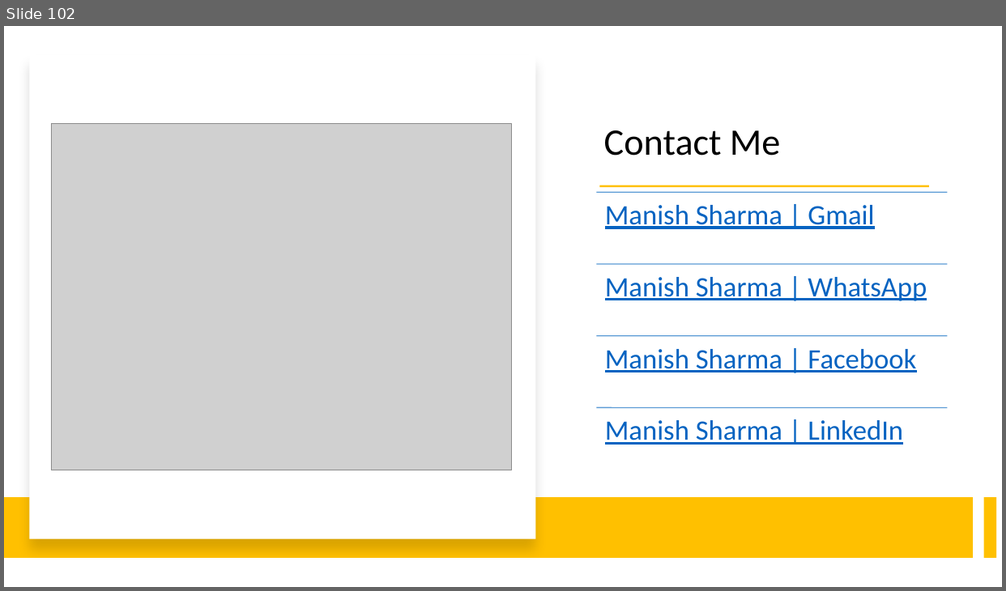
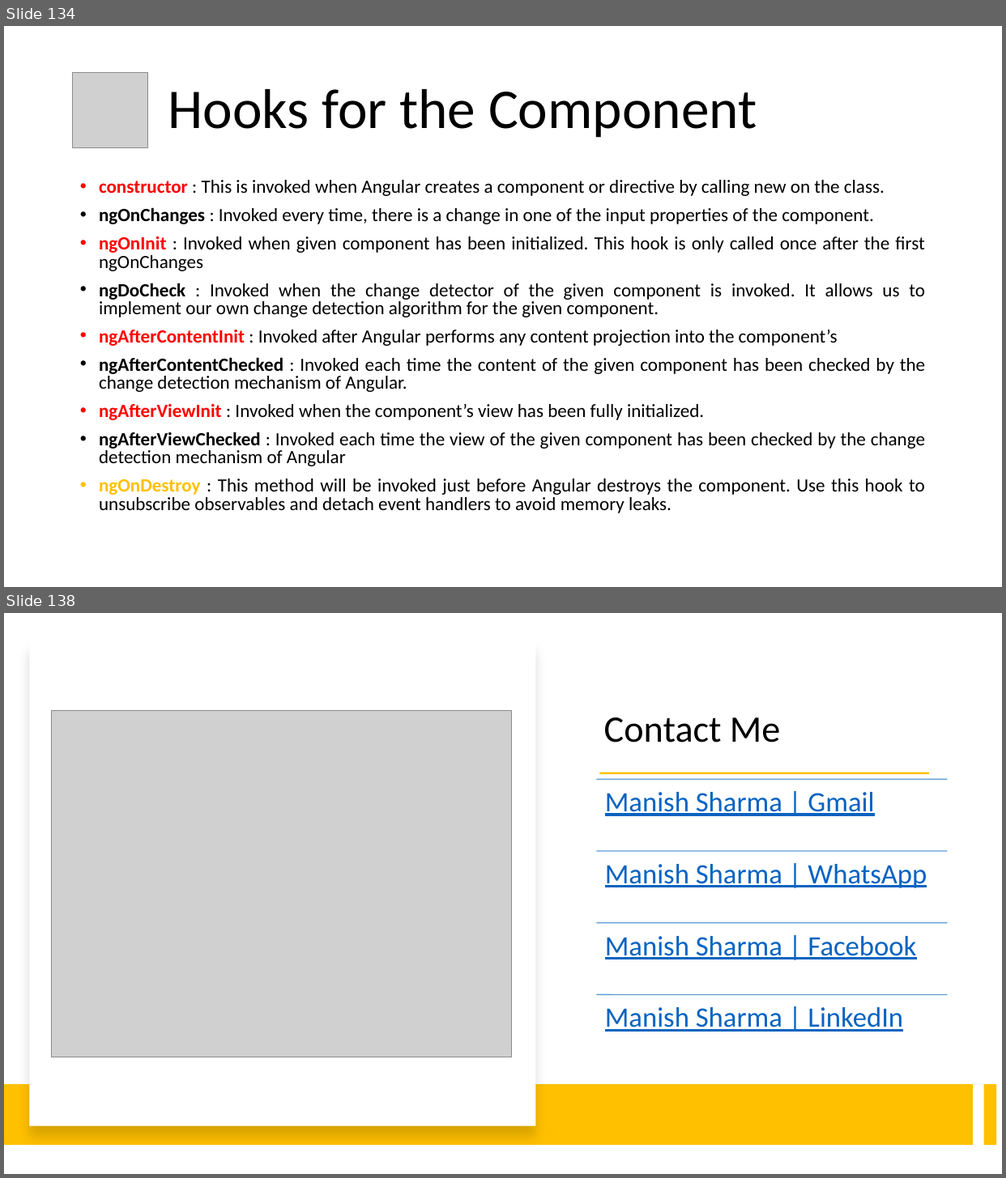
Before and after one commit to explore-with-manish/BFL_Byte_Jul23, a slide deck: Ng-Byte.pptx. Shown one above the other, each under a label of ours: slide 102 before the commit, slides 134 and 138 after it; the slides between them are not shown. The pictures are 1006x591 and 1006x1178 pixels, drawn with LibreOffice and Linux fonts; fonts in the diff are those of the drawing; grey boxes stand for pictures. Boxes give left, top, right and bottom in pixels: in the first picture for what was removed or moved away, otherwise in the second. Text is boxed around its words. In the diff, an @@ line names an element or a change of style, - is before the commit and + after.

```diff
--- a/Ng-Byte.pptx
+++ b/Ng-Byte.pptx
@@ slide 134 added at [4,26,1002,587], background #FFFFFF @@
@@ picture added at [73,72,147,148] @@
@@ title added at [168,89,756,138], 54 pt, text #000000 @@
+Hooks for the Component
@@ text added at [99,180,925,514], 18 pt, text #000000 @@
+• constructor : This is invoked when Angular creates a component or directive by calling new on the class.
+• ngOnChanges : Invoked every time, there is a change in one of the input properties of the component.
+• ngOnInit : Invoked when given component has been initialized. This hook is only called once after the first ngOnChanges
+• ngDoCheck : Invoked when the change detector of the given component is invoked. It allows us to implement our own change detection algorithm for the given component.
+• ngAfterContentInit : Invoked after Angular performs any content projection into the component’s
+• ngAfterContentChecked : Invoked each time the content of the given component has been checked by the change detection mechanism of Angular.
+• ngAfterViewInit : Invoked when the component’s view has been fully initialized.
+• ngAfterViewChecked : Invoked each time the view of the given component has been checked by the change detection mechanism of Angular
+• ngOnDestroy : This method will be invoked just before Angular destroys the component. Use this hook to unsubscribe observables and detach event handlers to avoid memory leaks.
@@ what was slide 102 is now slide 138 @@
```
Also in this commit, not shown: 1 slide changed, 35 other slides added, 8 other files.
